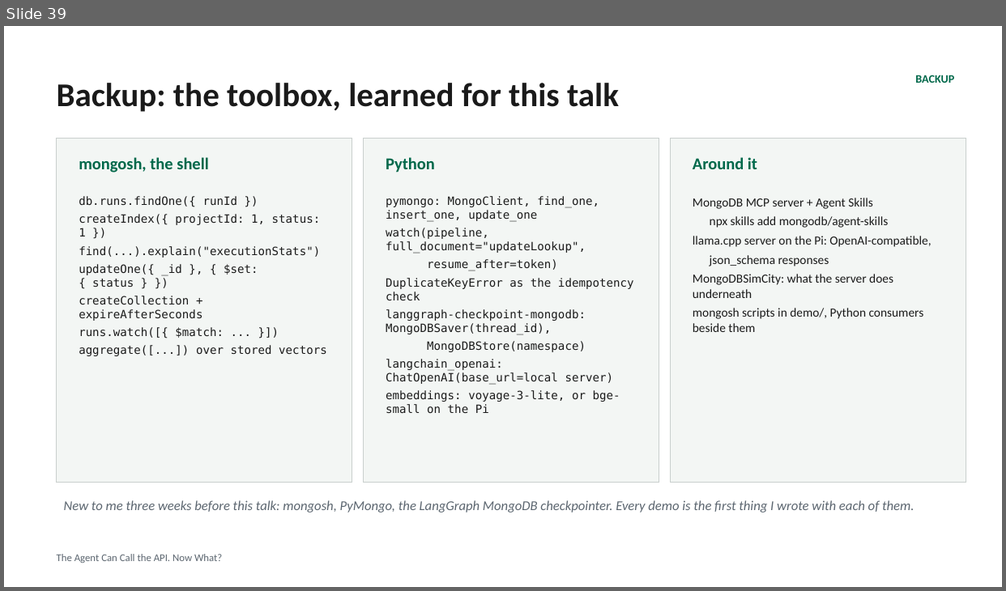
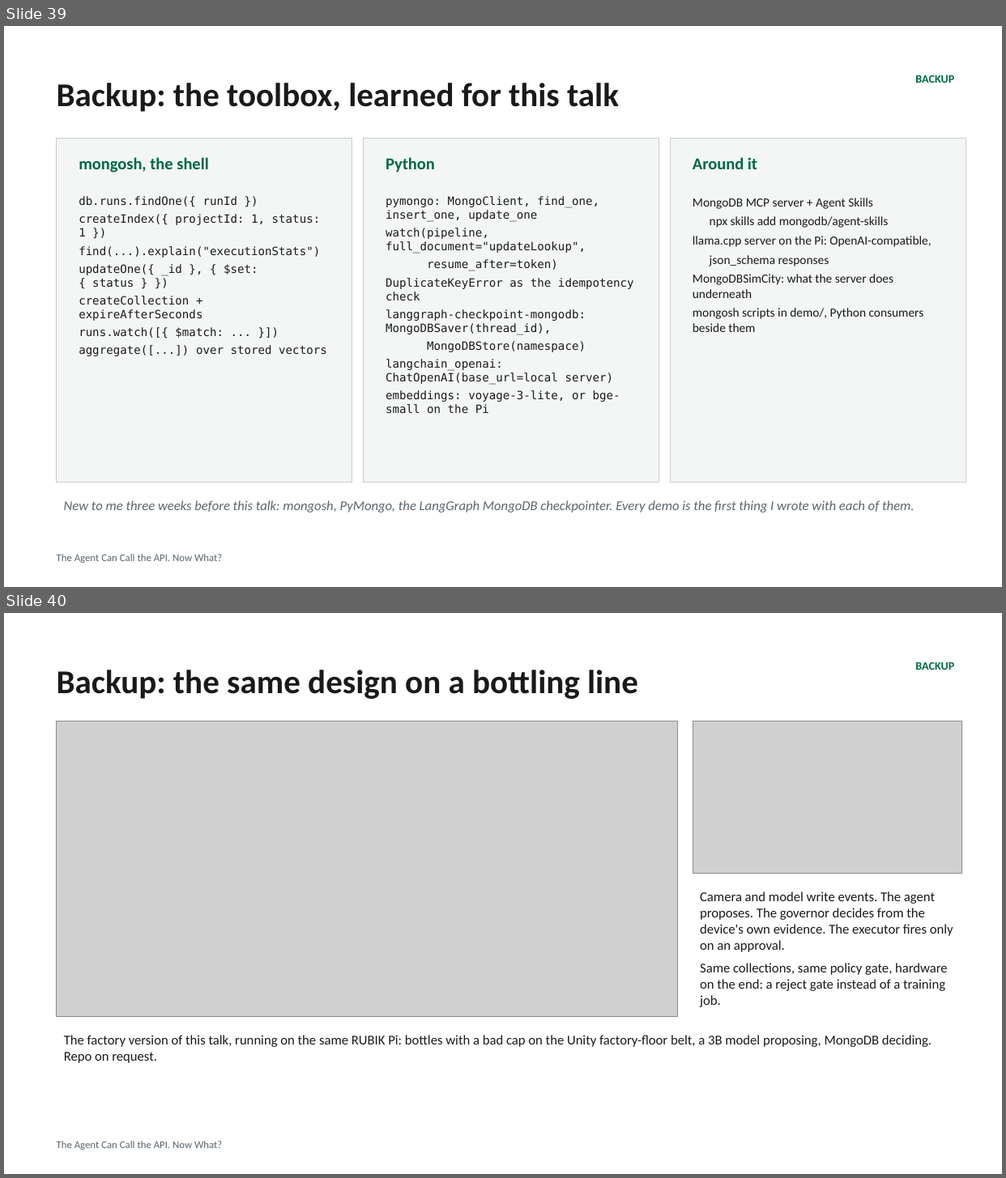
Before and after one commit to eoinjordan/what-should-a-local-agent-remember, a slide deck: slides/what-should-a-local-agent-remember.pptx. Shown one above the other, each under a label of ours: slide 39 before the commit, slides 39 and 40 after it. The pictures are 1006x591 and 1006x1178 pixels, drawn with LibreOffice and Linux fonts; fonts in the diff are those of the drawing; grey boxes stand for pictures. Boxes give left, top, right and bottom in pixels: in the first picture for what was removed or moved away, otherwise in the second. Text is boxed around its words. In the diff, an @@ line names an element or a change of style, - is before the commit and + after.

Commit message:
Slides: bottling-line backup slide; viewer and PDF regenerated

```diff
--- a/slides/what-should-a-local-agent-remember.pptx
+++ b/slides/what-should-a-local-agent-remember.pptx
@@ slide 40 added at (x1=4, y1=613, x2=1002, y2=1174), background #FFFFFF; not listed: 2 template elements that a slide beside it also shows @@
@@ title added at (x1=57, y1=670, x2=638, y2=699), 32 pt, text #1A1A1A, bold @@
+Backup: the same design on a bottling line
@@ picture added at (x1=57, y1=722, x2=678, y2=1016) @@
@@ picture added at (x1=692, y1=722, x2=962, y2=873) @@
@@ text added at (x1=700, y1=892, x2=953, y2=1007), 13 pt, text #1A1A1A @@
+Camera and model write events. The agent proposes. The governor decides from the device's own evidence. The executor fires only on an approval.
+Same collections, same policy gate, hardware on the end: a reject gate instead of a training job.
@@ text added at (x1=64, y1=1035, x2=931, y2=1063), 13 pt, text #1A1A1A @@
+The factory version of this talk, running on the same RUBIK Pi: bottles with a bad cap on the Unity factory-floor belt, a 3B model proposing, MongoDB deciding. Repo on request.
```
Also in this commit, not shown: 2 other files.
